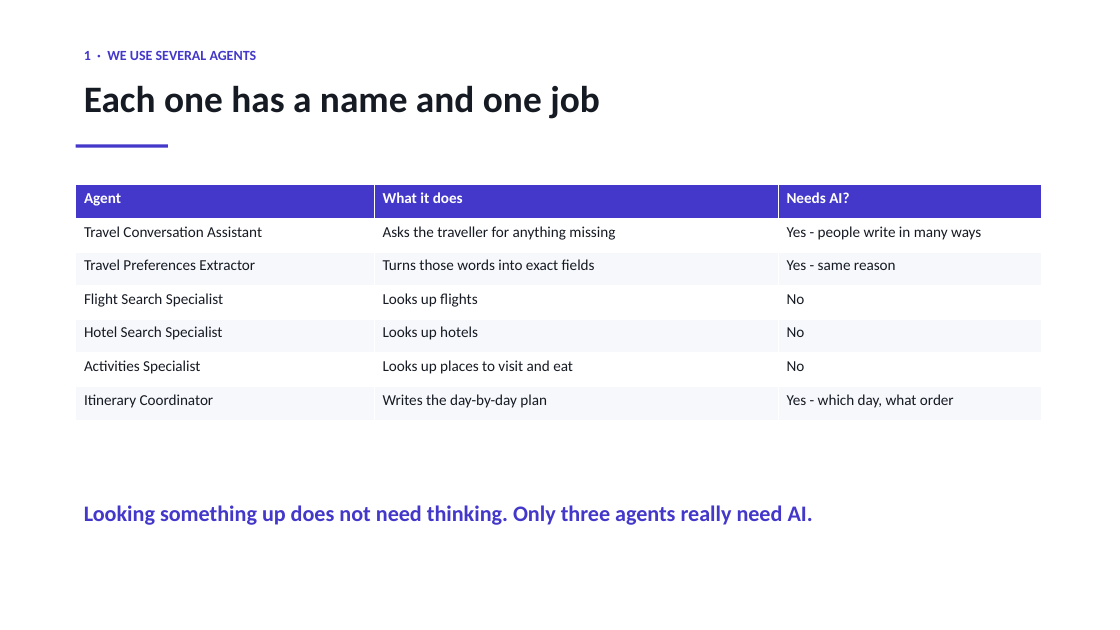
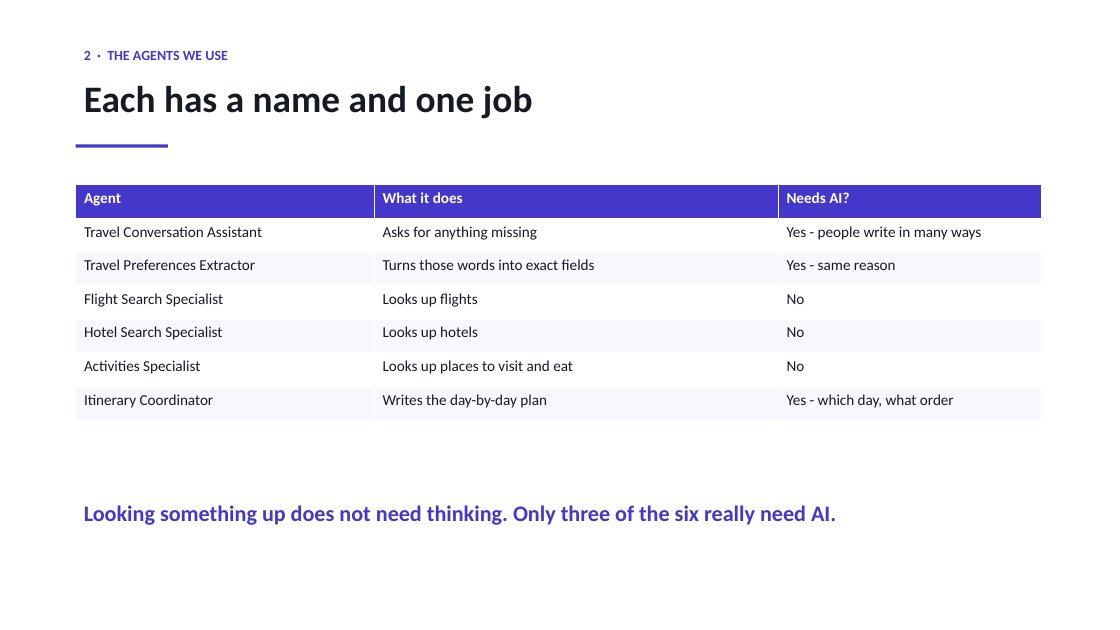
Before and after one commit to sherali143/Trip-Planner, a slide deck: slide 3 of submission/CMP7200_Viva_Presentation.pptx (slide 2 before the commit). Drawn at 1120x630 pixels with LibreOffice and Linux fonts; fonts in the diff are those of the drawing. Boxes give left, top, right and bottom in pixels: in the first picture for what was removed or moved away, otherwise in the second. Text is boxed around its words. In the diff, an @@ line names an element or a change of style, - is before the commit and + after.

```diff
--- a/submission/CMP7200_Viva_Presentation.pptx
+++ b/submission/CMP7200_Viva_Presentation.pptx
@@ text at (84,51,228,60): text changed @@
-1 · WE USE SEVERAL AGENTS
+2 · THE AGENTS WE USE
@@ text at (84,85,533,119): text changed @@
-Each one has a name and one job
+Each has a name and one job
@@ table at (76,185,1042,420) @@
-row 2, column 2: Asks the traveller for anything missing
+row 2, column 2: Asks for anything missing
@@ text at (84,505,836,525): text changed @@
-Looking something up does not need thinking. Only three agents really need AI.
+Looking something up does not need thinking. Only three of the six really need AI.
```
Also in this commit, not shown: 2 other slides changed, 9 slides added, 7 slides removed, 3 other files.
